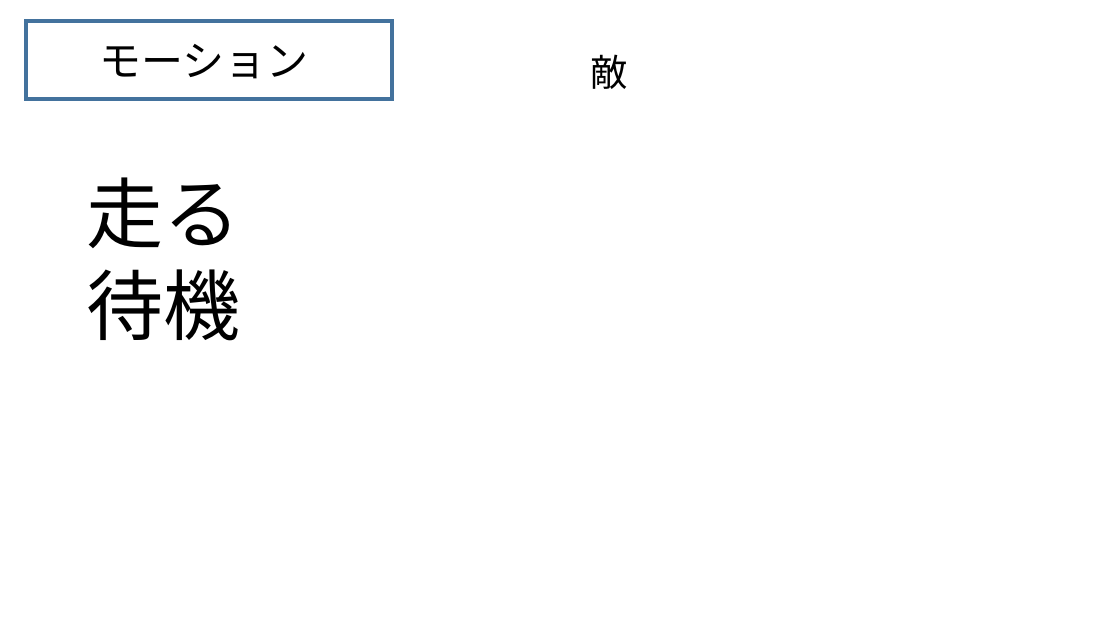
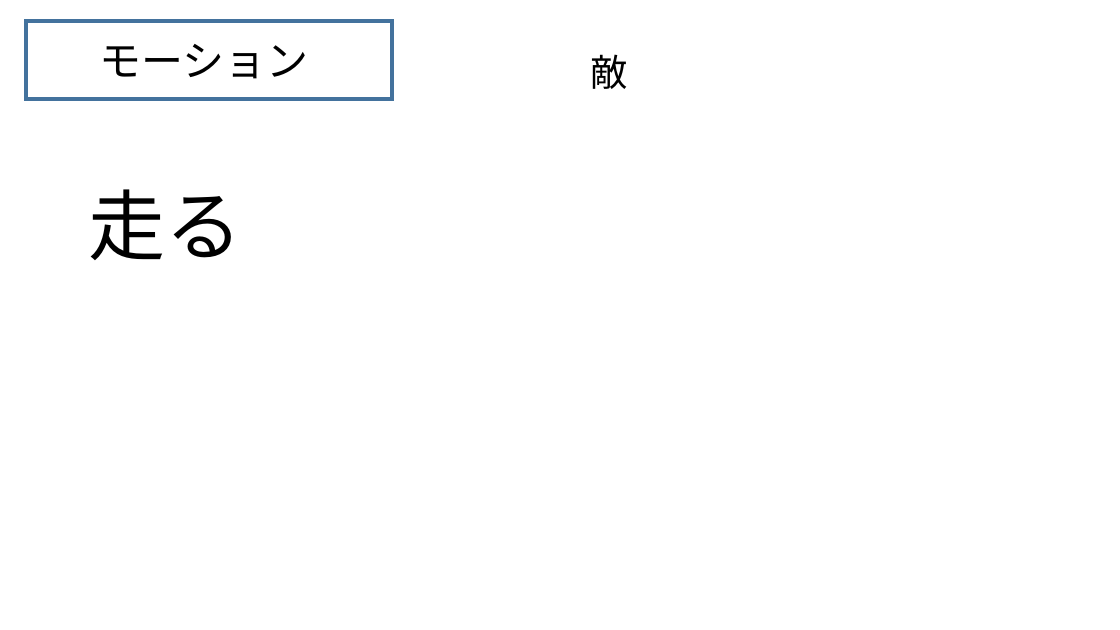
Before and after one commit to HatoriTaichi/mini_game, a slide deck: slide 12 of 仕様書/仕様書.pptx. Drawn at 1120x630 pixels with LibreOffice and Linux fonts; fonts in the diff are those of the drawing. Boxes give left, top, right and bottom in pixels: in the first picture for what was removed or moved away, otherwise in the second. Text is boxed around its words. In the diff, an @@ line names an element or a change of style, - is before the commit and + after.

```diff
--- a/仕様書/仕様書.pptx
+++ b/仕様書/仕様書.pptx
@@ text "走る" moved from (x1=86, y1=177, x2=240, y2=341) to (x1=89, y1=189, x2=243, y2=260) @@
@@ text at (x1=86, y1=269, x2=240, y2=341): paragraph removed @@
-待機
```
Also in this commit, not shown: 7 other slides changed, 6 slides added, 1 slide removed, 1 other file.
